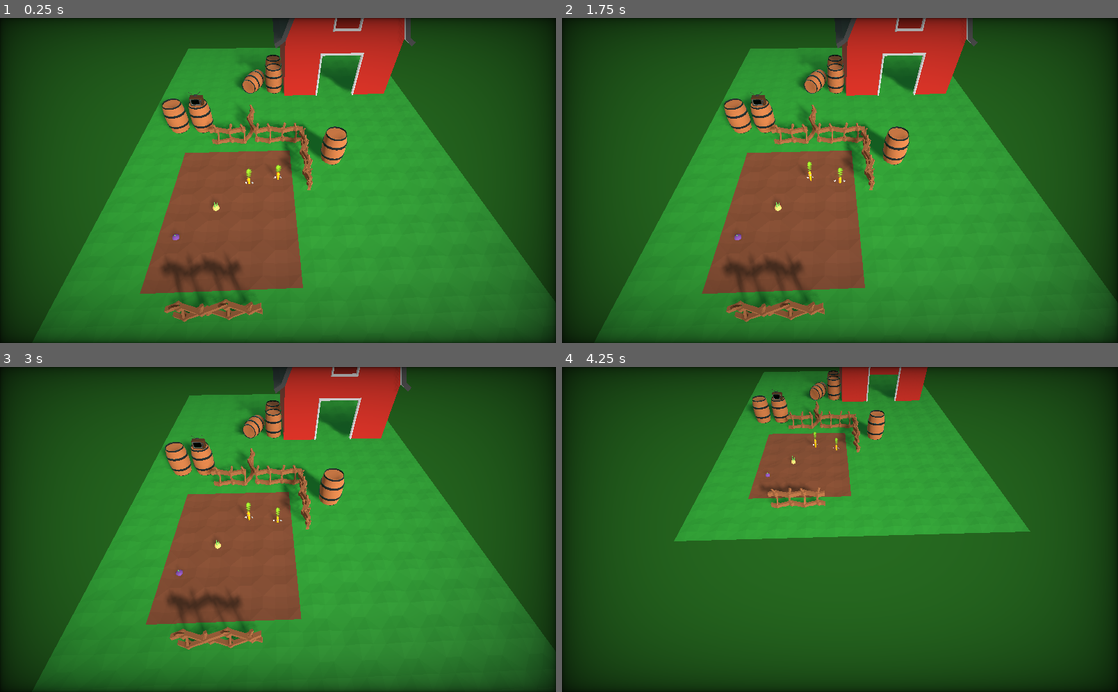
Above: before the commit, frames 1-4 (two rows, left to right).
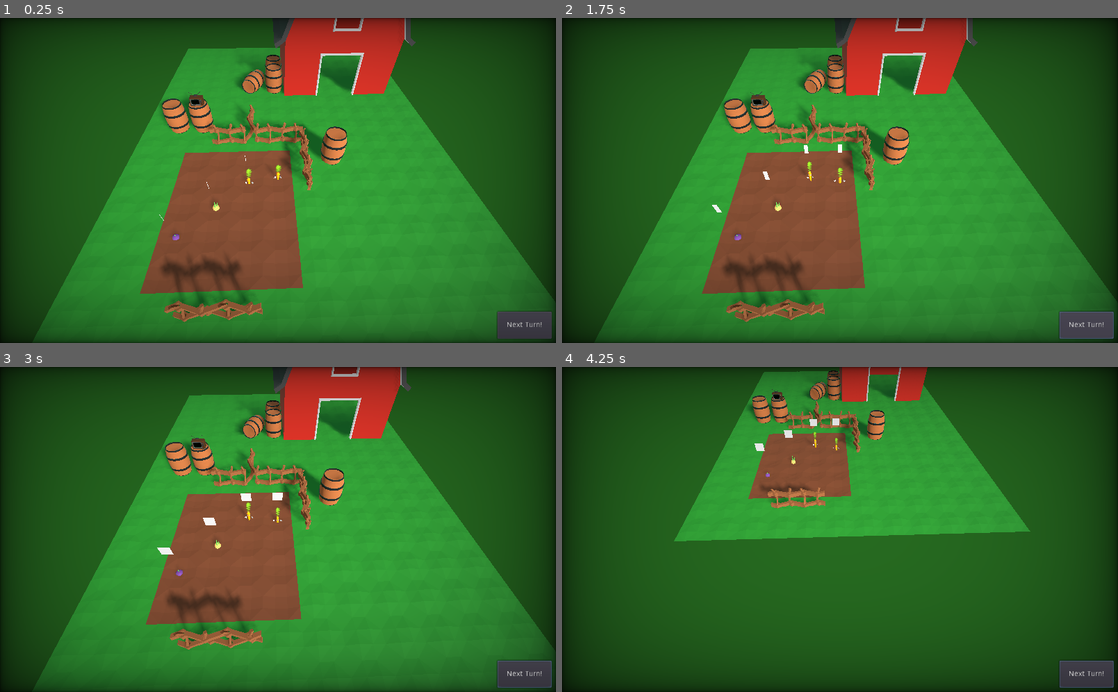
Above: after the commit, the same moments.

Repository: wingedadventurer/gwj-xii
Game: Godot game, scene res://scenes/levels/level_test.tscn
The game is run twice, just before and just after one commit, with the same random seed, the same clock (stepped at 60 frames per second) and the same inputs.
Inputs (mouse positions are in pixels of both pictures, inside the frame that each line leads up to):
- Up to frame 1 (0.25 s): no input
- Up to frame 2 (1.75 s): click (1084, 323) at 0.5 s, where only the run after the commit has a clickable "Next Turn!"; click (1084, 323) at 1.25 s, where only the run after the commit has a clickable "Next Turn!"
- Up to frame 3 (3 s): click (522, 672) at 2 s, where only the run after the commit has a clickable "Next Turn!"; move the mouse to (400, 513) at 2.77 s; hold Down (camera_move_back) from 2.78 s (still down); click (400, 513) at 2.92 s
- Up to frame 4 (4.25 s): move the mouse to (728, 545) at 3.52 s; release Down (camera_move_back) at 3.53 s; tap Up (camera_move_forward) at 3.6 s; click (728, 545) at 3.67 s

The runs differ from the first frame. In frame 1, 0.8% of the frame differs, in the area x 28-100%, y 42-99%; in frame 2, 0.9%; in frame 3, 1.0%, in the area x 28-100%, y 38-99%; in frame 4, 0.9%.

Commit message:
Implement action limit; add action indicator

Diff:
--- /dev/null
+++ b/godot-project/scenes/action_indicator.tscn
@@ -0,0 +1,81 @@
+[gd_scene load_steps=6 format=2]
+
+[ext_resource path="res://textures/action_indicator.png" type="Texture" id=1]
+
+[sub_resource type="SpatialMaterial" id=1]
+flags_transparent = true
+flags_unshaded = true
+params_billboard_mode = 2
+params_billboard_keep_scale = true
+
+[sub_resource type="Animation" id=3]
+resource_name = "hide"
+tracks/0/type = "bezier"
+tracks/0/path = NodePath(".:scale:x")
+tracks/0/interp = 1
+tracks/0/loop_wrap = true
+tracks/0/imported = false
+tracks/0/enabled = true
+tracks/0/keys = {
+"points": PoolRealArray( 0.5, -0.25, 0, 0.25, 0, 0, -0.25, 0, 0.25, 0 ),
+"times": PoolRealArray( 0, 0.8 )
+}
+tracks/1/type = "bezier"
+tracks/1/path = NodePath(".:translation:y")
+tracks/1/interp = 1
+tracks/1/loop_wrap = true
+tracks/1/imported = false
+tracks/1/enabled = true
+tracks/1/keys = {
+"points": PoolRealArray( 1.2, -0.25, 0, 0.25, 0, 1.5, -0.25, 0, 0.25, 0, 0.6, -0.25, 0, 0.25, 0 ),
+"times": PoolRealArray( 0, 0.4, 1 )
+}
+
+[sub_resource type="Animation" id=4]
+resource_name = "idle"
+length = 3.0
+loop = true
+tracks/0/type = "bezier"
+tracks/0/path = NodePath(".:translation:y")
+tracks/0/interp = 1
+tracks/0/loop_wrap = true
+tracks/0/imported = false
+tracks/0/enabled = true
+tracks/0/keys = {
+"points": PoolRealArray( 1.2, -0.251108, 0.046041, 0.251108, -0.046041, 1.1, -0.148905, -0.00154603, 0.148905, 0.00154603, 1.2, -0.201145, -0.046041, 0.201145, 0.046041, 1.3, -0.162441, -0.00246251, 0.162441, 0.00246251, 1.2, -0.205329, 0.0500494, 0.205329, -0.0500494 ),
+"times": PoolRealArray( 0.012183, 0.703236, 1.5, 2.19905, 3 )
+}
+
+[sub_resource type="Animation" id=2]
+resource_name = "show"
+tracks/0/type = "bezier"
+tracks/0/path = NodePath(".:scale:x")
+tracks/0/interp = 1
+tracks/0/loop_wrap = true
+tracks/0/imported = false
+tracks/0/enabled = true
+tracks/0/keys = {
+"points": PoolRealArray( 0, -0.25, 0, 0.25, 0, 0.5, -0.25, 0, 0.25, 0 ),
+"times": PoolRealArray( 0.2, 1 )
+}
+tracks/1/type = "bezier"
+tracks/1/path = NodePath(".:translation:y")
+tracks/1/interp = 1
+tracks/1/loop_wrap = true
+tracks/1/imported = false
+tracks/1/enabled = true
+tracks/1/keys = {
+"points": PoolRealArray( 0.6, -0.25, 0, 0.25, 0, 1.5, -0.25, 0, 0.25, 0, 1.2, -0.25, 0, 0.25, 0 ),
+"times": PoolRealArray( 0, 0.6, 1 )
+}
+
+[node name="action_indicator" type="Sprite3D"]
+transform = Transform( 0.5, 0, 0, 0, 0.5, 0, 0, 0, 0.5, 0, 1.20325, 0 )
+material_override = SubResource( 1 )
+texture = ExtResource( 1 )
+
+[node name="animation_player" type="AnimationPlayer" parent="."]
+playback_speed = 1.2
+anims/hide = SubResource( 3 )
+anims/idle = SubResource( 4 )
+anims/show = SubResource( 2 )
--- a/godot-project/scenes/levels/level_test.tscn
+++ b/godot-project/scenes/levels/level_test.tscn
@@ -21,6 +21,9 @@
 [node name="collision_polygon" parent="playable_area" index="0"]
 polygon = PoolVector2Array( -3.44898, -1.43682, 0.47197, -1.43682, 0.460656, 3.46573, -3.46037, 3.48093 )
 
+[node name="tiles" parent="." index="2"]
+editor/display_folded = true
+
 [node name="tile_dirt" parent="tiles" index="0" instance=ExtResource( 2 )]
 
 [node name="tile_dirt_2" parent="tiles" index="1" instance=ExtResource( 2 )]
@@ -634,6 +637,9 @@
 
 [node name="tile_grass_40" parent="tiles" index="204" instance=ExtResource( 3 )]
 transform = Transform( 1, 0, 0, 0, 1, 0, 0, 0, 1, 2, 0, 2 )
+
+[node name="units" parent="." index="3"]
+editor/display_folded = true
 
 [node name="unit_carrot" parent="units" index="0" instance=ExtResource( 4 )]
 
@@ -657,6 +663,9 @@
 shadow_bias = 0.0
 directional_shadow_depth_range = 1
 
+[node name="props" parent="." index="5"]
+editor/display_folded = true
+
 [node name="barrel" parent="props" index="0" instance=ExtResource( 7 )]
 transform = Transform( -0.5, -1.35214e-007, 4.33896e-008, -1.35006e-007, 0.499994, 0.00238091, -4.4033e-008, 0.00238091, -0.499994, -4, 0.6, -3 )
 
--- a/godot-project/scenes/ui/game_ui.tscn
+++ b/godot-project/scenes/ui/game_ui.tscn
@@ -1,6 +1,7 @@
-[gd_scene load_steps=2 format=2]
+[gd_scene load_steps=3 format=2]
 
 [ext_resource path="res://scenes/ui/unit_ui.tscn" type="PackedScene" id=1]
+[ext_resource path="res://scenes/ui/static_ui.tscn" type="PackedScene" id=2]
 
 [node name="game_ui" type="Control"]
 anchor_right = 1.0
@@ -11,3 +12,5 @@
 }
 
 [node name="unit_ui" parent="." instance=ExtResource( 1 )]
+
+[node name="static_ui" parent="." instance=ExtResource( 2 )]
--- /dev/null
+++ b/godot-project/scenes/ui/static_ui.tscn
@@ -0,0 +1,25 @@
+[gd_scene load_steps=2 format=2]
+
+[ext_resource path="res://scripts/static_ui.gd" type="Script" id=1]
+
+[node name="static_ui" type="Control"]
+anchor_right = 1.0
+anchor_bottom = 1.0
+mouse_filter = 2
+script = ExtResource( 1 )
+__meta__ = {
+"_edit_lock_": true
+}
+
+[node name="button_next_turn" type="Button" parent="."]
+anchor_left = 1.0
+anchor_top = 1.0
+anchor_right = 1.0
+anchor_bottom = 1.0
+margin_left = -108.0
+margin_top = -58.0
+margin_right = -8.0
+margin_bottom = -8.0
+rect_min_size = Vector2( 100, 50 )
+text = "Next Turn!"
+[connection signal="pressed" from="button_next_turn" to="." method="_on_button_next_turn_pressed"]
--- a/godot-project/scenes/unit.tscn
+++ b/godot-project/scenes/unit.tscn
@@ -7,6 +7,7 @@
 [ext_resource path="res://audio/sfx/unit/unit_bury.wav" type="AudioStream" id=5]
 [ext_resource path="res://audio/sfx/unit/unit_move.wav" type="AudioStream" id=6]
 [ext_resource path="res://audio/sfx/unit/unit_unbury.wav" type="AudioStream" id=7]
+[ext_resource path="res://scenes/action_indicator.tscn" type="PackedScene" id=8]
 
 [sub_resource type="BoxShape" id=1]
 extents = Vector3( 0.2, 0.1, 0.2 )
@@ -60,5 +61,7 @@
 }
 
 [node name="move_tween" type="Tween" parent="."]
+
+[node name="action_indicator" parent="." instance=ExtResource( 8 )]
 [connection signal="mouse_entered" from="mouse_detect_area" to="." method="_on_mouse_detect_area_mouse_entered"]
 [connection signal="mouse_exited" from="mouse_detect_area" to="." method="_on_mouse_detect_area_mouse_exited"]
--- a/godot-project/scenes/units/unit_carrot.tscn
+++ b/godot-project/scenes/units/unit_carrot.tscn
@@ -13,50 +13,58 @@
 [node name="move_positions" parent="." index="7"]
 editor/display_folded = true
 
-[node name="unit_move_arrow" parent="move_positions" index="0" instance=ExtResource( 4 )]
+[node name="f1" parent="move_positions" index="0" instance=ExtResource( 4 )]
 transform = Transform( 1, 0, 0, 0, 1, 0, 0, 0, 1, 0, 0, -1 )
 visible = false
 
-[node name="unit_move_arrow_5" parent="move_positions" index="1" instance=ExtResource( 4 )]
+[node name="f2" parent="move_positions" index="1" instance=ExtResource( 4 )]
 transform = Transform( 1, 0, 0, 0, 1, 0, 0, 0, 1, 0, 0, -2 )
 visible = false
+dependent_move_position = NodePath("../f1")
 
-[node name="unit_move_arrow_6" parent="move_positions" index="2" instance=ExtResource( 4 )]
+[node name="f3" parent="move_positions" index="2" instance=ExtResource( 4 )]
 transform = Transform( 1, 0, 0, 0, 1, 0, 0, 0, 1, 0, 0, -3 )
 visible = false
+dependent_move_position = NodePath("../f2")
 
-[node name="unit_move_arrow_2" parent="move_positions" index="3" instance=ExtResource( 4 )]
+[node name="b1" parent="move_positions" index="3" instance=ExtResource( 4 )]
 transform = Transform( 1, 0, 0, 0, 1, 0, 0, 0, 1, 0, 0, 1 )
 visible = false
 
-[node name="unit_move_arrow_9" parent="move_positions" index="4" instance=ExtResource( 4 )]
+[node name="b2" parent="move_positions" index="4" instance=ExtResource( 4 )]
 transform = Transform( 1, 0, 0, 0, 1, 0, 0, 0, 1, 0, 0, 2 )
 visible = false
+dependent_move_position = NodePath("../b1")
 
-[node name="unit_move_arrow_10" parent="move_positions" index="5" instance=ExtResource( 4 )]
+[node name="b3" parent="move_positions" index="5" instance=ExtResource( 4 )]
 transform = Transform( 1, 0, 0, 0, 1, 0, 0, 0, 1, 0, 0, 3 )
 visible = false
+dependent_move_position = NodePath("../b2")
 
-[node name="unit_move_arrow_3" parent="move_positions" index="6" instance=ExtResource( 4 )]
+[node name="r1" parent="move_positions" index="6" instance=ExtResource( 4 )]
 transform = Transform( 1, 0, 0, 0, 1, 0, 0, 0, 1, 1, 0, 0 )
 visible = false
 
-[node name="unit_move_arrow_7" parent="move_positions" index="7" instance=ExtResource( 4 )]
+[node name="r2" parent="move_positions" index="7" instance=ExtResource( 4 )]
 transform = Transform( 1, 0, 0, 0, 1, 0, 0, 0, 1, 2, 0, 0 )
 visible = false
+dependent_move_position = NodePath("../r1")
 
-[node name="unit_move_arrow_8" parent="move_positions" index="8" instance=ExtResource( 4 )]
+[node name="r3" parent="move_positions" index="8" instance=ExtResource( 4 )]
 transform = Transform( 1, 0, 0, 0, 1, 0, 0, 0, 1, 3, 0, 0 )
 visible = false
+dependent_move_position = NodePath("../r2")
 
-[node name="unit_move_arrow_4" parent="move_positions" index="9" instance=ExtResource( 4 )]
+[node name="l1" parent="move_positions" index="9" instance=ExtResource( 4 )]
 transform = Transform( 1, 0, 0, 0, 1, 0, 0, 0, 1, -1, 0, 0 )
 visible = false
 
-[node name="unit_move_arrow_11" parent="move_positions" index="10" instance=ExtResource( 4 )]
+[node name="l2" parent="move_positions" index="10" instance=ExtResource( 4 )]
 transform = Transform( 1, 0, 0, 0, 1, 0, 0, 0, 1, -2, 0, 0 )
 visible = false
+dependent_move_position = NodePath("../l1")
 
-[node name="unit_move_arrow_12" parent="move_positions" index="11" instance=ExtResource( 4 )]
+[node name="l3" parent="move_positions" index="11" instance=ExtResource( 4 )]
 transform = Transform( 1, 0, 0, 0, 1, 0, 0, 0, 1, -3, 0, 0 )
 visible = false
+dependent_move_position = NodePath("../l2")
--- a/godot-project/scenes/units/unit_onion.tscn
+++ b/godot-project/scenes/units/unit_onion.tscn
@@ -2,61 +2,62 @@
 
 [ext_resource path="res://scenes/unit.tscn" type="PackedScene" id=1]
 [ext_resource path="res://scripts/units/unit_onion.gd" type="Script" id=2]
-[ext_resource path="res://scenes/unit_move_arrow.tscn" type="PackedScene" id=3]
-[ext_resource path="res://models/units/onion_temp.tscn" type="PackedScene" id=4]
+[ext_resource path="res://models/units/onion_temp.tscn" type="PackedScene" id=3]
+[ext_resource path="res://scenes/unit_move_arrow.tscn" type="PackedScene" id=4]
 
-[node name="unit_onion" instance=ExtResource( 1 )]
+[node name="unit_onion" index="0" instance=ExtResource( 1 )]
 script = ExtResource( 2 )
 
-[node name="move_positions" parent="." index="5"]
-editor/display_folded = true
+[node name="model" parent="." index="6" instance=ExtResource( 3 )]
 
-[node name="unit_move_arrow" parent="move_positions" index="0" instance=ExtResource( 3 )]
+[node name="unit_move_arrow_5" parent="move_positions" index="0" instance=ExtResource( 4 )]
+transform = Transform( 1, 0, 0, 0, 1, 0, 0, 0, 1, 1, 0, -1 )
+visible = false
+
+[node name="unit_move_arrow_6" parent="move_positions" index="1" instance=ExtResource( 4 )]
+transform = Transform( 1, 0, 0, 0, 1, 0, 0, 0, 1, -1, 0, -1 )
+visible = false
+
+[node name="unit_move_arrow_7" parent="move_positions" index="2" instance=ExtResource( 4 )]
+transform = Transform( 1, 0, 0, 0, 1, 0, 0, 0, 1, -1, 0, 1 )
+visible = false
+
+[node name="unit_move_arrow_8" parent="move_positions" index="3" instance=ExtResource( 4 )]
+transform = Transform( 1, 0, 0, 0, 1, 0, 0, 0, 1, 1, 0, 1 )
+visible = false
+
+[node name="f1" parent="move_positions" index="4" instance=ExtResource( 4 )]
+transform = Transform( 1, 0, 0, 0, 1, 0, 0, 0, 1, 0, 0, -1 )
+visible = false
+
+[node name="f2" parent="move_positions" index="5" instance=ExtResource( 4 )]
+transform = Transform( 1, 0, 0, 0, 1, 0, 0, 0, 1, 0, 0, -2 )
+visible = false
+dependent_move_position = NodePath("../f1")
+
+[node name="b1" parent="move_positions" index="6" instance=ExtResource( 4 )]
+transform = Transform( 1, 0, 0, 0, 1, 0, 0, 0, 1, 0, 0, 1 )
+visible = false
+
+[node name="b2" parent="move_positions" index="7" instance=ExtResource( 4 )]
+transform = Transform( 1, 0, 0, 0, 1, 0, 0, 0, 1, 0, 0, 2 )
+visible = false
+dependent_move_position = NodePath("../b1")
+
+[node name="l1" parent="move_positions" index="8" instance=ExtResource( 4 )]
+transform = Transform( 1, 0, 0, 0, 1, 0, 0, 0, 1, -1, 0, 0 )
+visible = false
+
+[node name="l2" parent="move_positions" index="9" instance=ExtResource( 4 )]
+transform = Transform( 1, 0, 0, 0, 1, 0, 0, 0, 1, -2, 0, 0 )
+visible = false
+dependent_move_position = NodePath("../l1")
+
+[node name="r1" parent="move_positions" index="10" instance=ExtResource( 4 )]
 transform = Transform( 1, 0, 0, 0, 1, 0, 0, 0, 1, 1, 0, 0 )
 visible = false
 
-[node name="unit_move_arrow_5" parent="move_positions" index="1" instance=ExtResource( 3 )]
-transform = Transform( 1, 0, 0, 0, 1, 0, 0, 0, 1, 1, 0, -1 )
-visible = false
-
-[node name="unit_move_arrow_6" parent="move_positions" index="2" instance=ExtResource( 3 )]
-transform = Transform( 1, 0, 0, 0, 1, 0, 0, 0, 1, -1, 0, -1 )
-visible = false
-
-[node name="unit_move_arrow_7" parent="move_positions" index="3" instance=ExtResource( 3 )]
-transform = Transform( 1, 0, 0, 0, 1, 0, 0, 0, 1, -1, 0, 1 )
-visible = false
-
-[node name="unit_move_arrow_8" parent="move_positions" index="4" instance=ExtResource( 3 )]
-transform = Transform( 1, 0, 0, 0, 1, 0, 0, 0, 1, 1, 0, 1 )
-visible = false
-
-[node name="unit_move_arrow_9" parent="move_positions" index="5" instance=ExtResource( 3 )]
+[node name="r2" parent="move_positions" index="11" instance=ExtResource( 4 )]
 transform = Transform( 1, 0, 0, 0, 1, 0, 0, 0, 1, 2, 0, 0 )
 visible = false
-
-[node name="unit_move_arrow_10" parent="move_positions" index="6" instance=ExtResource( 3 )]
-transform = Transform( 1, 0, 0, 0, 1, 0, 0, 0, 1, -2, 0, 0 )
-visible = false
-
-[node name="unit_move_arrow_11" parent="move_positions" index="7" instance=ExtResource( 3 )]
-transform = Transform( 1, 0, 0, 0, 1, 0, 0, 0, 1, 0, 0, 2 )
-visible = false
-
-[node name="unit_move_arrow_12" parent="move_positions" index="8" instance=ExtResource( 3 )]
-transform = Transform( 1, 0, 0, 0, 1, 0, 0, 0, 1, 0, 0, -2 )
-visible = false
-
-[node name="unit_move_arrow_2" parent="move_positions" index="9" instance=ExtResource( 3 )]
-transform = Transform( 1, 0, 0, 0, 1, 0, 0, 0, 1, -1, 0, 0 )
-visible = false
-
-[node name="unit_move_arrow_3" parent="move_positions" index="10" instance=ExtResource( 3 )]
-transform = Transform( 1, 0, 0, 0, 1, 0, 0, 0, 1, 0, 0, 1 )
-visible = false
-
-[node name="unit_move_arrow_4" parent="move_positions" index="11" instance=ExtResource( 3 )]
-transform = Transform( 1, 0, 0, 0, 1, 0, 0, 0, 1, 0, 0, -1 )
-visible = false
-
-[node name="model" parent="." index="6" instance=ExtResource( 4 )]
+dependent_move_position = NodePath("../r1")
--- /dev/null
+++ b/godot-project/scripts/action_indicator.gd
@@ -0,0 +1,4 @@
+extends Sprite3D
+
+func _ready():
+	pass
--- /dev/null
+++ b/godot-project/scripts/static_ui.gd
@@ -0,0 +1,5 @@
+extends Control
+
+func _on_button_next_turn_pressed() -> void:
+	for unit in get_tree().get_nodes_in_group("unit"):
+		unit.action_done = false
--- a/godot-project/scripts/unit.gd
+++ b/godot-project/scripts/unit.gd
@@ -9,6 +9,7 @@
 var selected := false setget set_selected
 # warning-ignore:unused_class_variable
 var unit_type := 0
+var action_done := false setget set_action_done
 
 func _ready() -> void:
 	if Engine.editor_hint:
@@ -28,6 +29,8 @@
 		for move_arrow in $move_positions.get_children():
 			move_arrow.connect("selected", self, "_on_move_arrow_selected")
 
+		set_action_done(false)
+
 func _unhandled_input(event) -> void:
 	if event is InputEventMouseButton and event.button_index == BUTTON_LEFT and event.pressed == true and highlighted:
 		get_tree().set_input_as_handled()
@@ -36,16 +39,25 @@
 			for unit_ui in get_tree().get_nodes_in_group("unit_ui"):
 				unit_ui.display_unit(self)
 
+func set_action_done(value : bool) -> void:
+	if value:
+		$action_indicator/animation_player.play("hide")
+	else:
+		$action_indicator/animation_player.play("show")
+		$action_indicator/animation_player.queue("idle")
+
+	action_done = value
+
 func set_selectable(value : bool) -> void:
 	selectable = value
 
 func set_selected(value : bool) -> void:
-	selected = value
-
 	$select_highlight.set_rotate(value)
 	$select_highlight.visible = value
 	if value == true: $sfx_select.play()
 	hide_move_arrows()
+
+	selected = value
 
 func set_highlighted(value : bool) -> void:
 	highlighted = value
@@ -65,28 +77,12 @@
 	set_selected(false)
 
 func _on_mouse_detect_area_mouse_entered() -> void:
-	if not selected:
+	if not selected and not action_done:
 		set_highlighted(true)
 
 func _on_mouse_detect_area_mouse_exited() -> void:
 	if not selected:
 		set_highlighted(false)
-
-func bury() -> void:
-	buried = true
-	if get_node_or_null("model/animation_player"):
-		$model/animation_player.play("Bury")
-	$sfx_bury.play()
-	hide_move_arrows()
-	deselect()
-
-func unbury() -> void:
-	buried = false
-	if get_node_or_null("model/animation_player"):
-		$model/animation_player.play("Rise")
-		$model/animation_player.queue("Idle")
-	$sfx_unbury.play(0.0)
-	deselect()
 
 func show_move_arrows() -> void:
 	for node in $move_positions.get_children():
@@ -114,3 +110,22 @@
 	if get_node_or_null("model/animation_player"):
 		$model/animation_player.play("Move")
 		$model/animation_player.queue("Idle")
+	set_action_done(true)
+
+func bury() -> void:
+	buried = true
+	if get_node_or_null("model/animation_player"):
+		$model/animation_player.play("Bury")
+	$sfx_bury.play()
+	hide_move_arrows()
+	deselect()
+	set_action_done(true)
+
+func unbury() -> void:
+	buried = false
+	if get_node_or_null("model/animation_player"):
+		$model/animation_player.play("Rise")
+		$model/animation_player.queue("Idle")
+	$sfx_unbury.play(0.0)
+	deselect()
+	set_action_done(true)
--- a/godot-project/scripts/unit_move_arrow.gd
+++ b/godot-project/scripts/unit_move_arrow.gd
@@ -2,6 +2,8 @@
 class_name class_move_arrow
 
 signal selected(move_arrow)
+
+export (NodePath) var dependent_move_position = null
 
 var highlighted := false setget set_highlighted
 
@@ -20,6 +22,11 @@
 	set_highlighted(false)
 
 func show_if_free() -> void:
+	# don't show if dependent move position is invisible
+	if dependent_move_position:
+		if not get_node(dependent_move_position).visible:
+			return
+
 	var is_in_playable_area := false
 
 	for area in $free_check_area.get_overlapping_areas():
Not shown: 1 places in godot-project/scenes/unit.tscn that only renumber resources
Binary file added: godot-project/textures/action_indicator.png
Not shown, added: godot-project/textures/action_indicator.png.import
